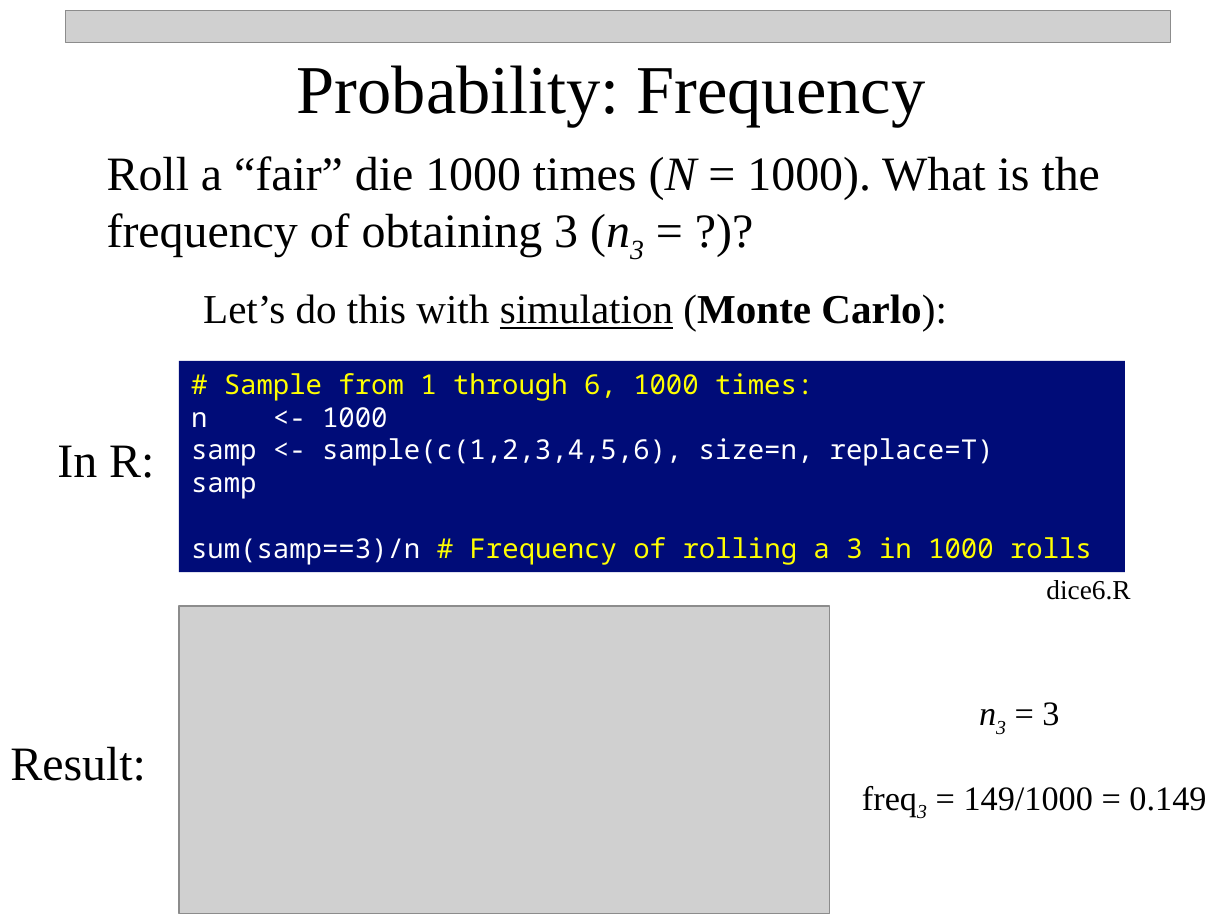
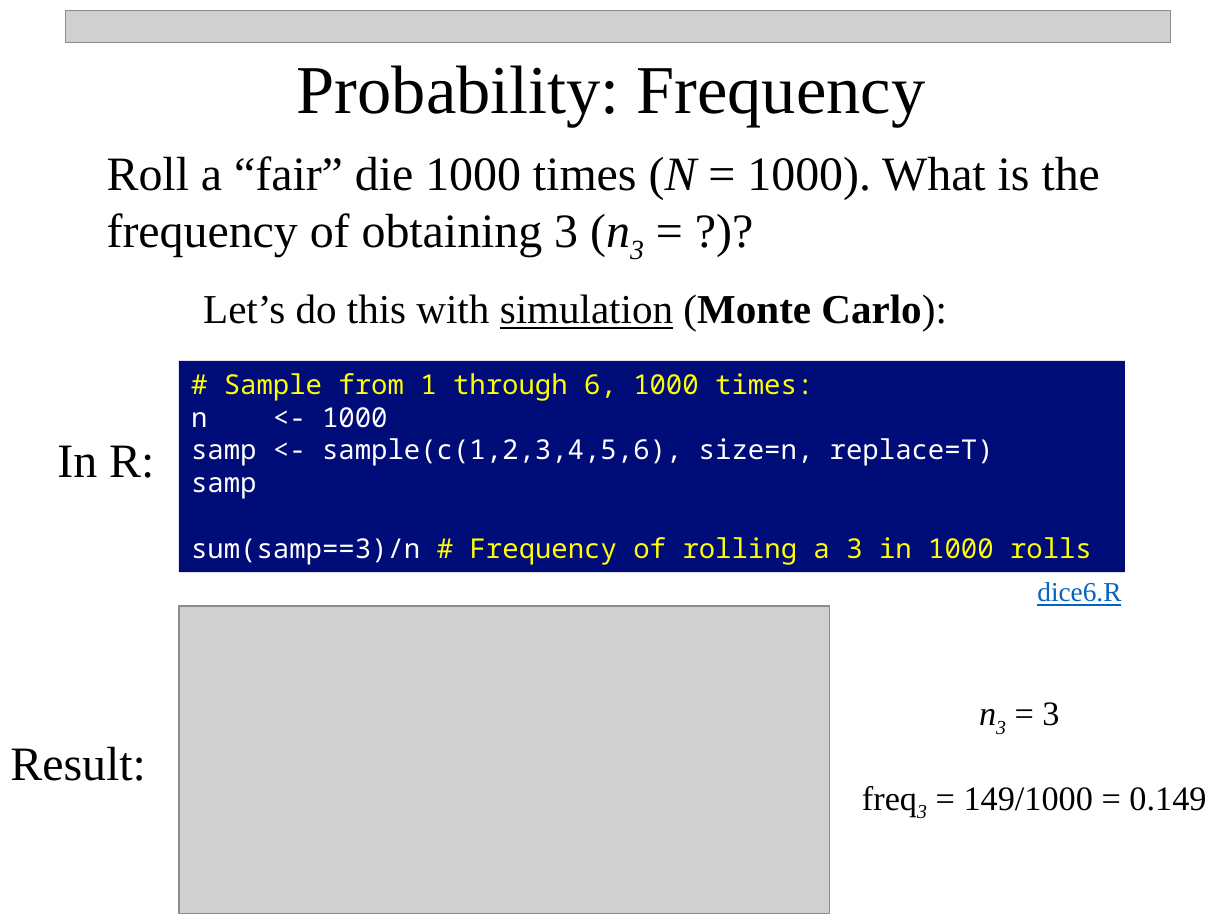
Before and after one commit to npetraco/709, a slide deck: slide 17 of Notes/1_intro_and_defs_v2.pptx. Drawn at 1232x924 pixels with LibreOffice and Linux fonts; fonts in the diff are those of the drawing; grey boxes stand for pictures. Boxes give left, top, right and bottom in pixels: in the first picture for what was removed or moved away, otherwise in the second. Text is boxed around its words. In the diff, an @@ line names an element or a change of style, - is before the commit and + after.

```diff
--- a/Notes/1_intro_and_defs_v2.pptx
+++ b/Notes/1_intro_and_defs_v2.pptx
@@ text "dice6.R": place and size @@
-text "dice6.R" at <box>1046,580,1130,600</box>
+text "dice6.R" at <box>1037,582,1121,606</box>
@@ text "dice6.R" at <box>1037,582,1121,606</box>: text colour #000000 to #0563C1, underline on @@
```
Also in this commit, not shown: 1 other file.
